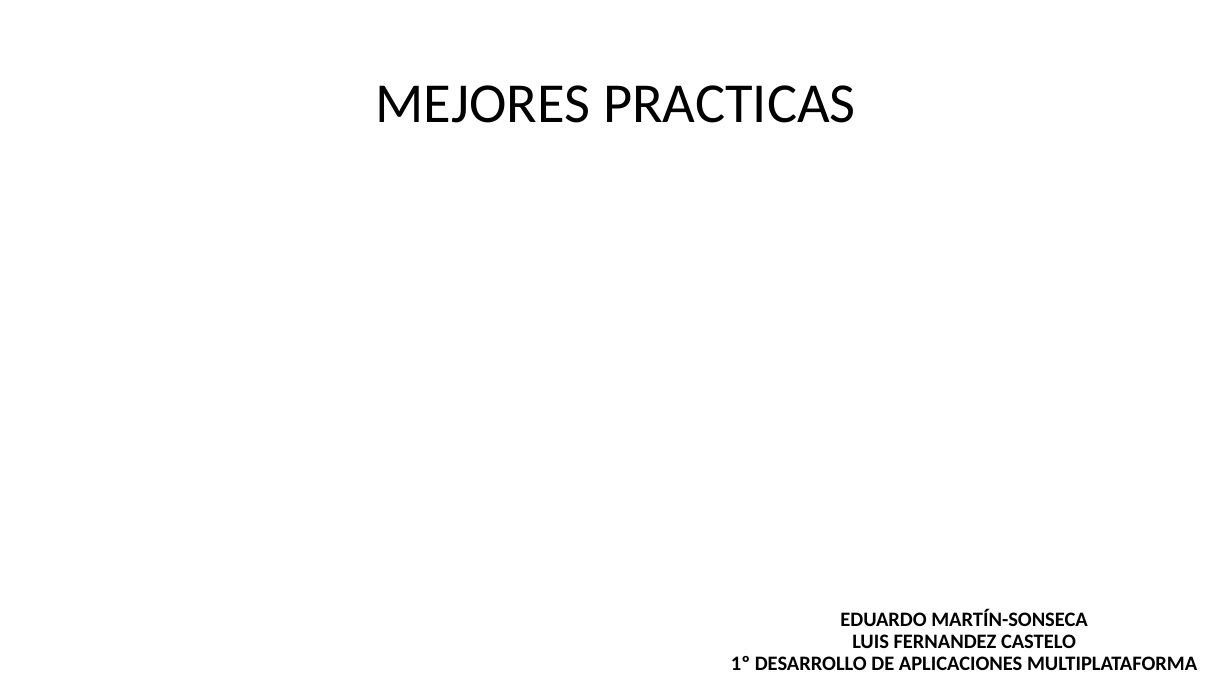
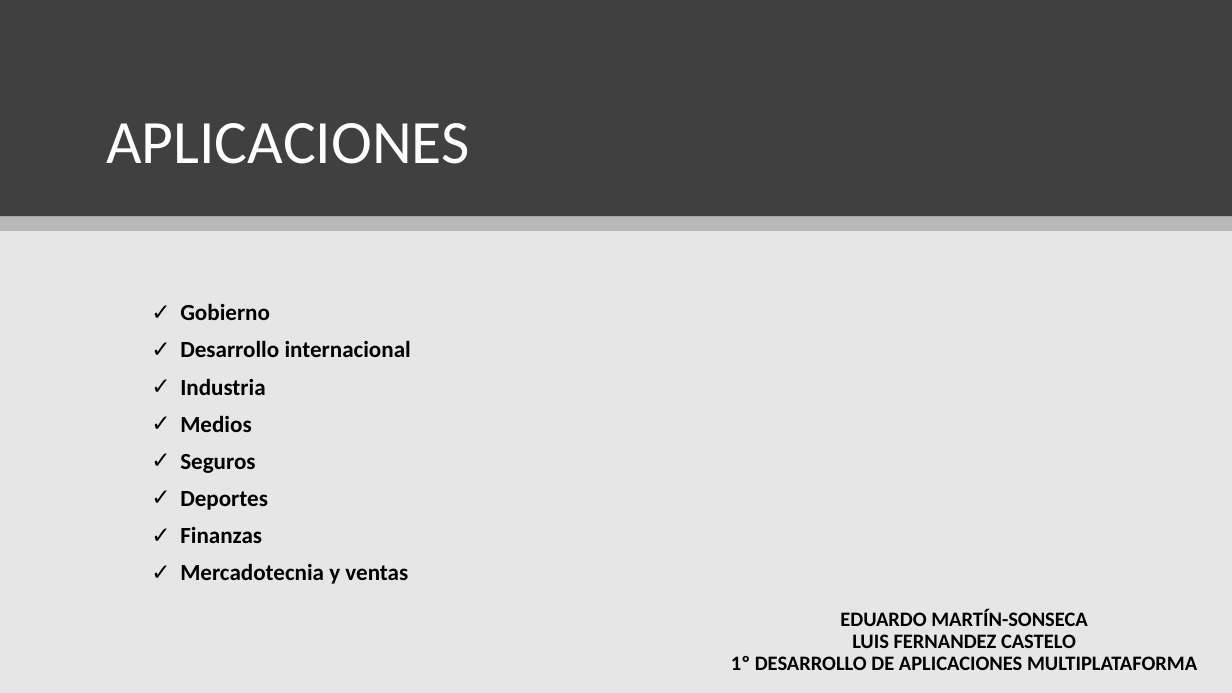
Before and after one commit to maraloeDev/Grado_SuperiorDAM, a slide deck: slide 14 of Bases de Datos/1º Evaluación/Ejercicios/Ejercicio2/Explotación de bases de datos Big Data.pptx (slide 12 before the commit). Drawn at 1232x693 pixels with LibreOffice and Linux fonts; fonts in the diff are those of the drawing. Boxes give left, top, right and bottom in pixels: in the first picture for what was removed or moved away, otherwise in the second. Text is boxed around its words. In the diff, an @@ line names an element or a change of style, - is before the commit and + after.

Commit message:
FIN

```diff
--- a/Bases de Datos/1º Evaluación/Ejercicios/Ejercicio2/Explotación de bases de datos Big Data.pptx
+++ b/Bases de Datos/1º Evaluación/Ejercicios/Ejercicio2/Explotación de bases de datos Big Data.pptx
@@ rectangle added at (x1=0, y1=0, x2=1232, y2=693), fill #E7E6E6 @@
@@ rectangle added at (x1=0, y1=0, x2=1232, y2=216), fill #404040 @@
@@ title removed at (x1=375, y1=85, x2=856, y2=123) @@
-MEJORES PRACTICAS
@@ title added at (x1=106, y1=123, x2=469, y2=164), 48 pt, text #FFFFFF @@
+APLICACIONES
@@ rectangle added at (x1=0, y1=216, x2=1232, y2=231), fill #000000 at 20% opacity @@
@@ text added at (x1=180, y1=303, x2=411, y2=584), 18 pt, text #000000, bold @@
+✓ Gobierno
+✓ Desarrollo internacional
+✓ Industria
+✓ Medios
+✓ Seguros
+✓ Deportes
+✓ Finanzas
+✓ Mercadotecnia y ventas
```
Also in this commit, not shown: 3 other slides changed, 4 slides added, 1 slide removed.
